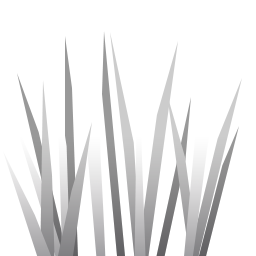
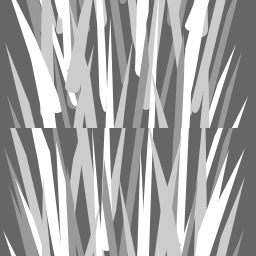
Two versions of the same layered image (256x256). Layer-by-layer changes:
added layer "tiled grass copy 8" above "tiled grass copy 5" over [3, 0, 248, 256]
hid "Layer 1" over [3, 137, 236, 256]
hid group "grass" (17 layers) over [3, 21, 242, 256]
added layer "Layer 2" over [0, 0, 256, 256]
